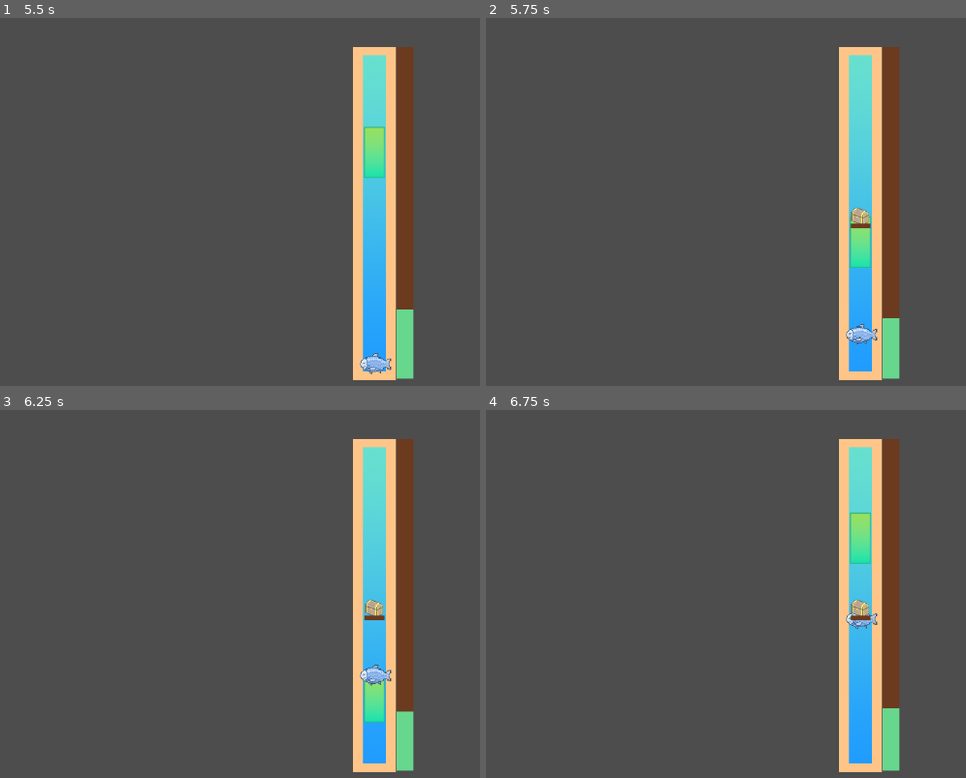
Above: before the commit, frames 1-4 (two rows, left to right).
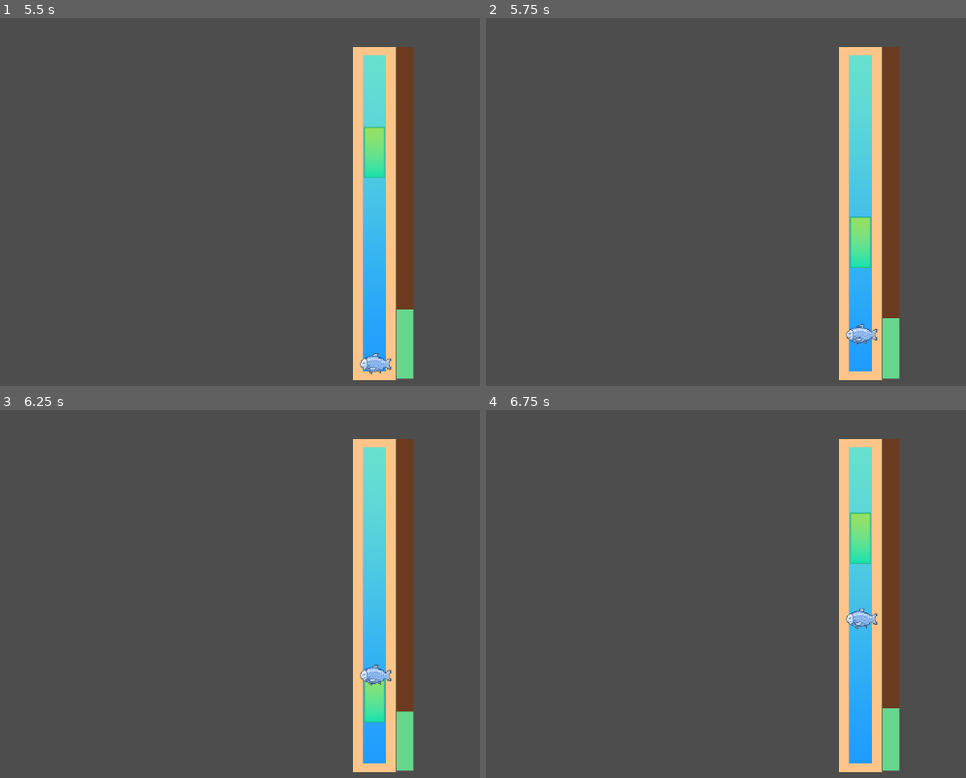
Above: after the commit, the same moments.

Repository: Anjellyrika/fishdew
Game: Godot game, scene res://src/main_scene.tscn
The game is run twice, just before and just after one commit, with the same random seed, the same clock (stepped at 60 frames per second) and the same inputs.
Inputs (mouse positions are in pixels of both pictures, inside the frame that each line leads up to):
- Up to frame 1 (5.5 s): click "Start Fishing!" at 0.5 s; tap Enter at 1.25, 1.35, 2.85, 4.35 s; move the mouse to (outside the picture) at 1.27 s; hold Space (up) 1.28-2.78 s; click (outside the picture) at 1.42 s; move the mouse to (211, 242) at 2.02 s; tap F at 2.1, 3.6, 5.1 s; move the mouse to (446, 124) at 2.77 s; move the mouse to (326, 305) at 3.52 s; hold Space (up) 3.53-5.03 s; click (326, 305) at 3.67 s; move the mouse to (outside the picture) at 4.27 s; move the mouse to (134, 154) at 5.02 s; tap Space (up) at 5.27 s
- Up to frame 2 (5.75 s): no input
- Up to frame 3 (6.25 s): move the mouse to (408, 612) at 5.77 s; hold Space (up) from 5.78 s (still down); tap Enter at 5.85 s; click (408, 612) at 5.92 s
- Up to frame 4 (6.75 s): move the mouse to (735, 502) at 6.52 s; release Space (up) at 6.53 s; tap F at 6.6 s

Frame 1 is identical in both runs. In frame 2, 0.2% of the frame differs, in the area x 75-81%, y 51-58%; in frame 3, 0.2%; in frame 4, 0.2%.
Error after the commit: Invalid access to property or key 'rod_x' on a base object of type 'Node2D (fishing_lvl.gd)'. (res://src/fishing_lvl/chest_spawner.gd:30)

Commit message:
refactor: remove setup function for chest spawner

Diff:
--- a/src/fishing_lvl/chest_spawner.gd
+++ b/src/fishing_lvl/chest_spawner.gd
@@ -11,21 +11,13 @@
 	Collected
 }
 
-var top_bounds: float
-var bot_bounds: float
-var rod_x: float
 var state = NonExistent
 var rand_num: int
 
 @onready var root = get_owner()
 
 func _ready():
-	get_owner().ready.connect(set_bounds)
-
-func set_bounds():
-	top_bounds = root.rod_top_pos.y + root.edge_width
-	bot_bounds = root.rod_bot_pos.y - root.edge_width
-	rod_x = root.rod_top_pos.x
+	pass
 
 func _process(_delta):
 	var chest = preload("res://src/fishing_lvl/chest.tscn").instantiate()
@@ -35,7 +27,7 @@
 		Spawning: # attempt to spawn a chest
 			rand_num = randi_range(1,8)
 			if rand_num == 1:
-				chest.position = Vector2(rod_x, randf_range(top_bounds, bot_bounds))
+				chest.position = Vector2(root.rod_x, randf_range(root.top_bounds, root.bot_bounds))
 				add_child(chest)
 				state = Spawned
 		Spawned:
